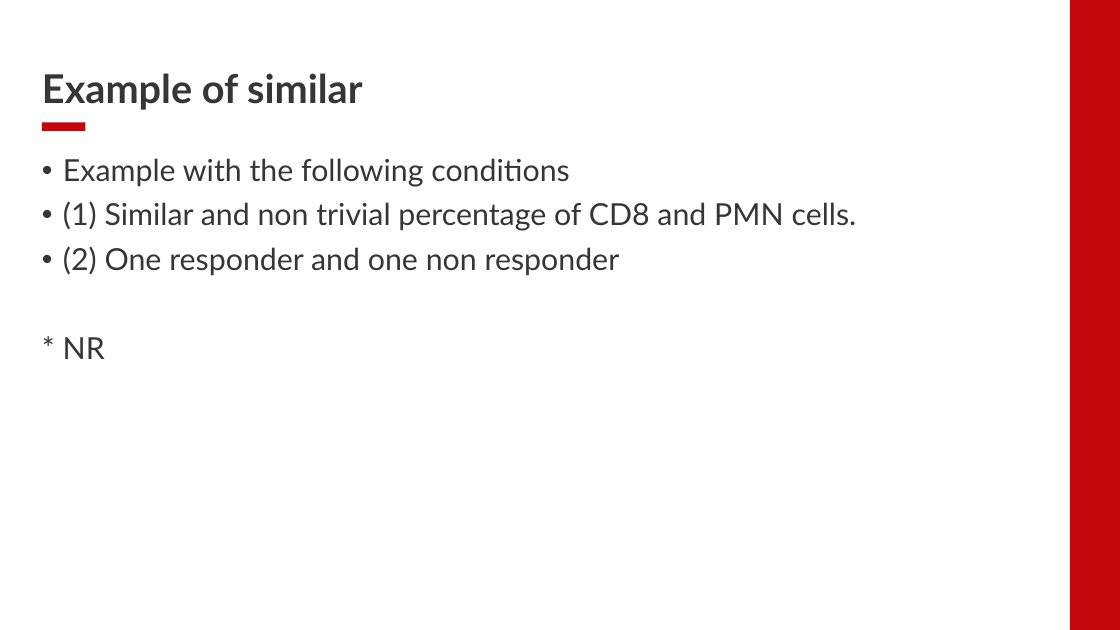
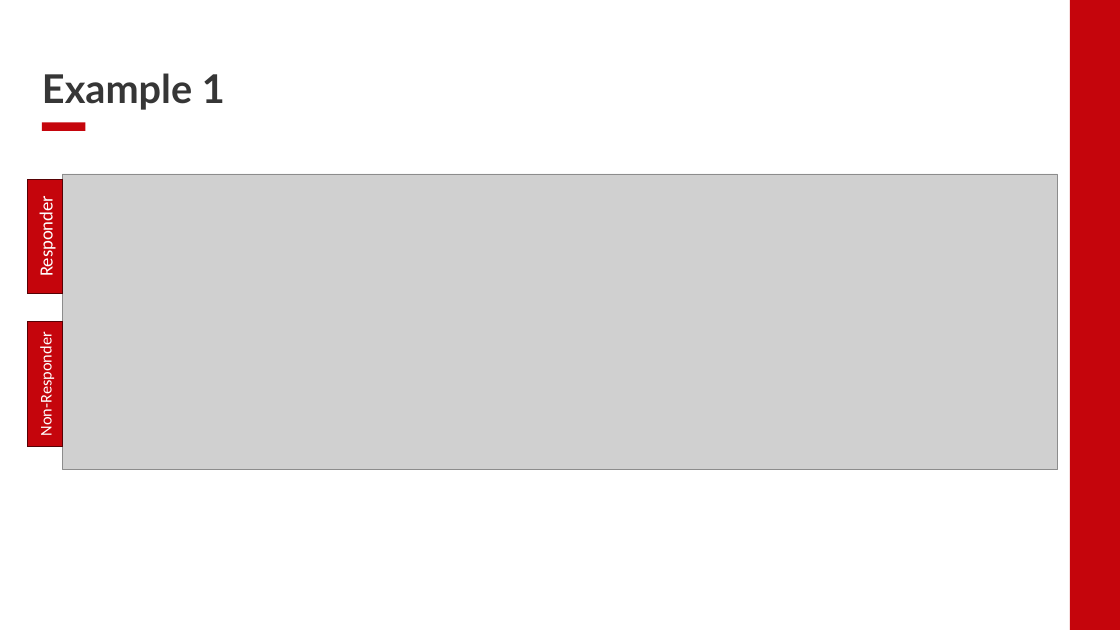
Before and after one commit to EDJohns/2025-Dinh-Lab-Research-Project, a slide deck: slide 14 of Shapiro 2025 Project/Weekly Updates/Week 7 Updates.pptx (slide 2 before the commit). Drawn at 1120x630 pixels with LibreOffice and Linux fonts; fonts in the diff are those of the drawing; grey boxes stand for pictures; background and template pictures are left out. Boxes give left, top, right and bottom in pixels: in the first picture for what was removed or moved away, otherwise in the second. Text is boxed around its words. In the diff, an @@ line names an element or a change of style, - is before the commit and + after.

```diff
--- a/Shapiro 2025 Project/Weekly Updates/Week 7 Updates.pptx
+++ b/Shapiro 2025 Project/Weekly Updates/Week 7 Updates.pptx
@@ title at (x1=42, y1=73, x2=225, y2=110): text changed @@
-Example of similar
+Example 1
@@ picture added at (x1=62, y1=174, x2=1057, y2=470) @@
@@ text removed at (x1=63, y1=158, x2=857, y2=359) @@
-• Example with the following conditions
-• (1) Similar and non trivial percentage of CD8 and PMN cells.
-• (2) One responder and one non responder
-* NR
@@ rectangle added at (x1=28, y1=180, x2=62, y2=293), fill #C5050C, outline #560205 1 pt, 16 pt, text #FFFFFF @@
+Responder
@@ rectangle added at (x1=28, y1=322, x2=62, y2=447), fill #C5050C, outline #560205 1 pt, 14 pt, text #FFFFFF @@
+Non-Responder
```
Also in this commit, not shown: 5 other slides changed, 5 slides added, 13 slides removed.
